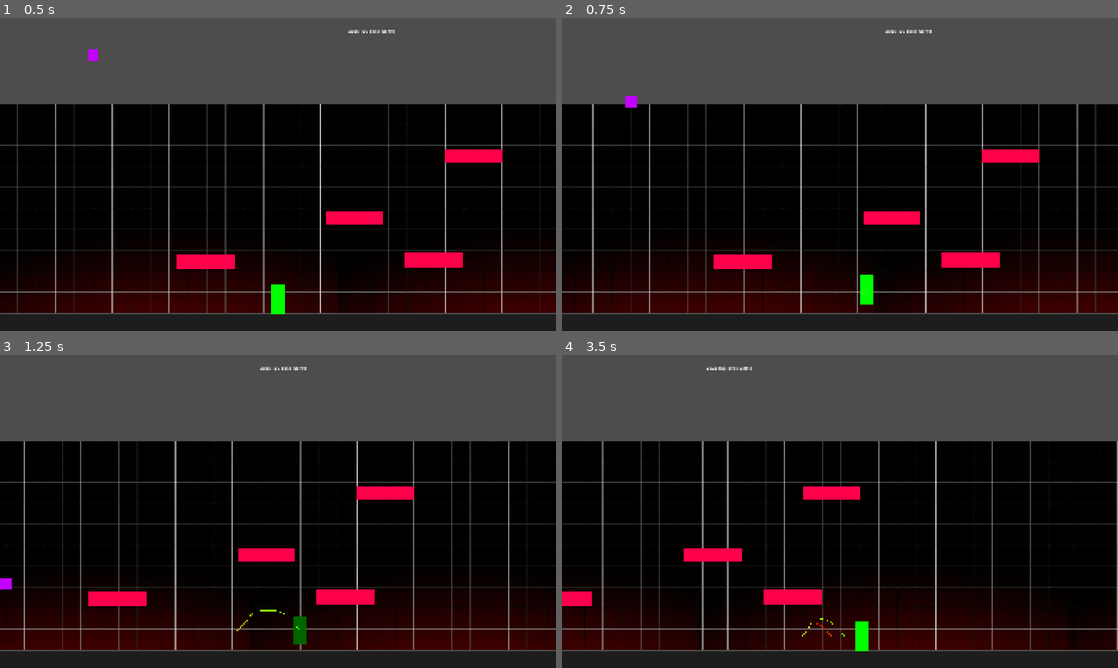
Above: before the commit, frames 1-4 (two rows, left to right).
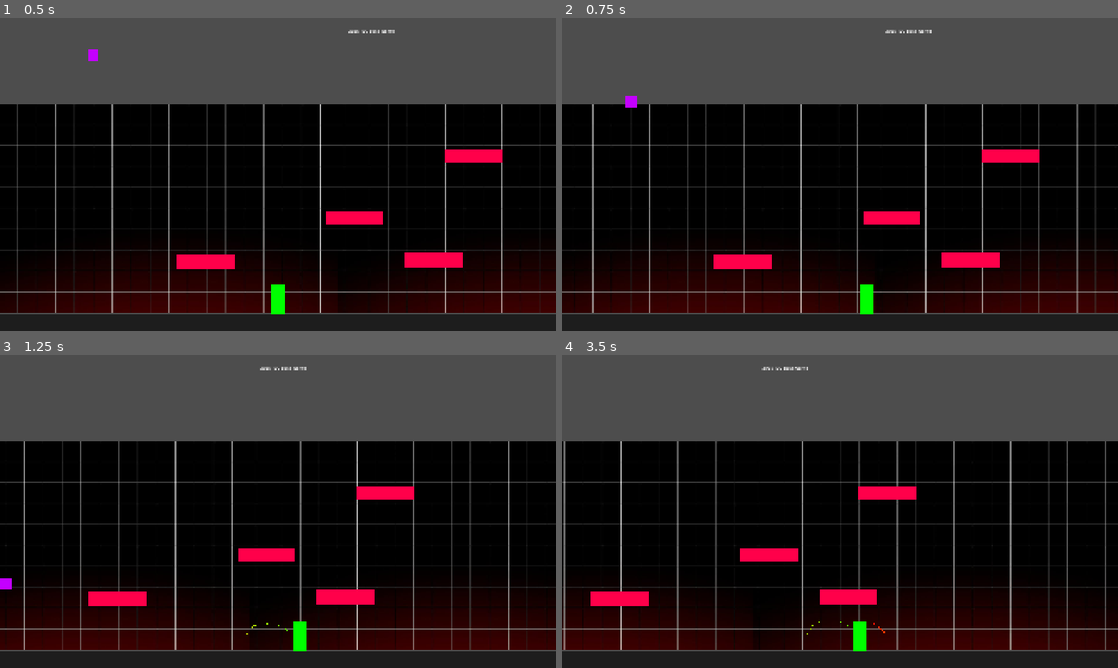
Above: after the commit, the same moments.

Repository: cmoll24/2025_IGC_Vela_Spark
Game: Godot game, scene res://src/main/main.tscn
Same seed, same stepped clock (60 frames per second), same inputs: the game is played once before the commit and once after it.
Inputs:
- Up to frame 1 (0.5 s): no input
- Up to frame 2 (0.75 s): hold Right (move_right) from 0.53 s (still down); hold C (dash) from 0.53 s (still down)
- Up to frame 3 (1.25 s): keep holding Right (move_right); keep holding C (dash); tap Z (jump) at 0.77 s
- Up to frame 4 (3.5 s): release C (dash) at 1.28 s; tap C (dash) at 1.35, 2.85 s; tap Z (jump) at 1.52, 3.02 s; release Right (move_right) at 2.03 s; hold Left (move_left) 2.03-2.78 s; hold C (dash) 2.03-2.78 s; hold Right (move_right) from 2.78 s (still down)

Frame 1 is identical in both runs. In frame 2, 0.2% of the frame differs, in the area x 53-56%, y 82-95%; in frame 3, 0.3%; in frame 4, 8.6%, in the area x 0-100%, y 3-95%.

Commit message:
Limited it to only 1 air dash

Diff:
--- a/2025-igc-boss/src/player/player.tscn
+++ b/2025-igc-boss/src/player/player.tscn
@@ -64,7 +64,6 @@
 one_shot = true
 
 [node name="DashAttackCooldown" type="Timer" parent="."]
-wait_time = 2.0
 one_shot = true
 
 [node name="DashDuration" type="Timer" parent="."]
--- a/2025-igc-boss/src/player/player_controller.gd
+++ b/2025-igc-boss/src/player/player_controller.gd
@@ -18,7 +18,7 @@
 var air_jump_amount : int = MAX_AIR_JUMP_AMOUNT
 @export var JUMP_PEAK_RANGE : float = 20.0
 
-var dash_attack_ready = true
+var has_dash = true
 var dash_attack_state = false
 var move_input = Vector2.ZERO
 var current_gravity = GRAVITY
@@ -41,6 +41,9 @@
 		dash_movement(delta)
 	jump(delta)
 
+	if is_touching_floor:
+		has_dash = true
+
 	debug_animation()
 
 	move_and_slide()
@@ -60,9 +63,11 @@
 		velocity.x = move_input * current_move_speed
 	else:
 		velocity.x = move_toward(velocity.x, 0, delta * H_DECELERATION * current_move_speed)
-func dash_movement(delta):
+
+func dash_movement(_delta):
 	move_input = Input.get_axis("move_left", "move_right")
 	velocity.x = 1250 * move_input
+
 func jump(_delta):
 	if can_player_jump():
 		air_jump_amount = MAX_AIR_JUMP_AMOUNT
@@ -104,26 +109,16 @@
 	if event.is_action_pressed("jump"):
 		jump_grace_timer.start()
 	elif event.is_action_pressed("dash"):
-		if dash_attack_ready == true:
+		if has_dash and dash_attack_cooldown.is_stopped():
 			dash_attack()
 
 func dash_attack() -> void:
-	dash_attack_ready = false
+	has_dash = false
 	dash_attack_state = true
 	dash_attack_cooldown.start()
 	velocity.y = 0
 	dash_duration.start()
 
-
-
-
-
-func _on_dash_attack_cooldown_timeout() -> void:
-	dash_attack_ready = true
-
-
-
-
 func _on_dash_duration_timeout() -> void:
-	velocity.y = -JUMP_SPEED * 0.7
+	velocity.y = -JUMP_SPEED * 0.1
 	dash_attack_state = false
